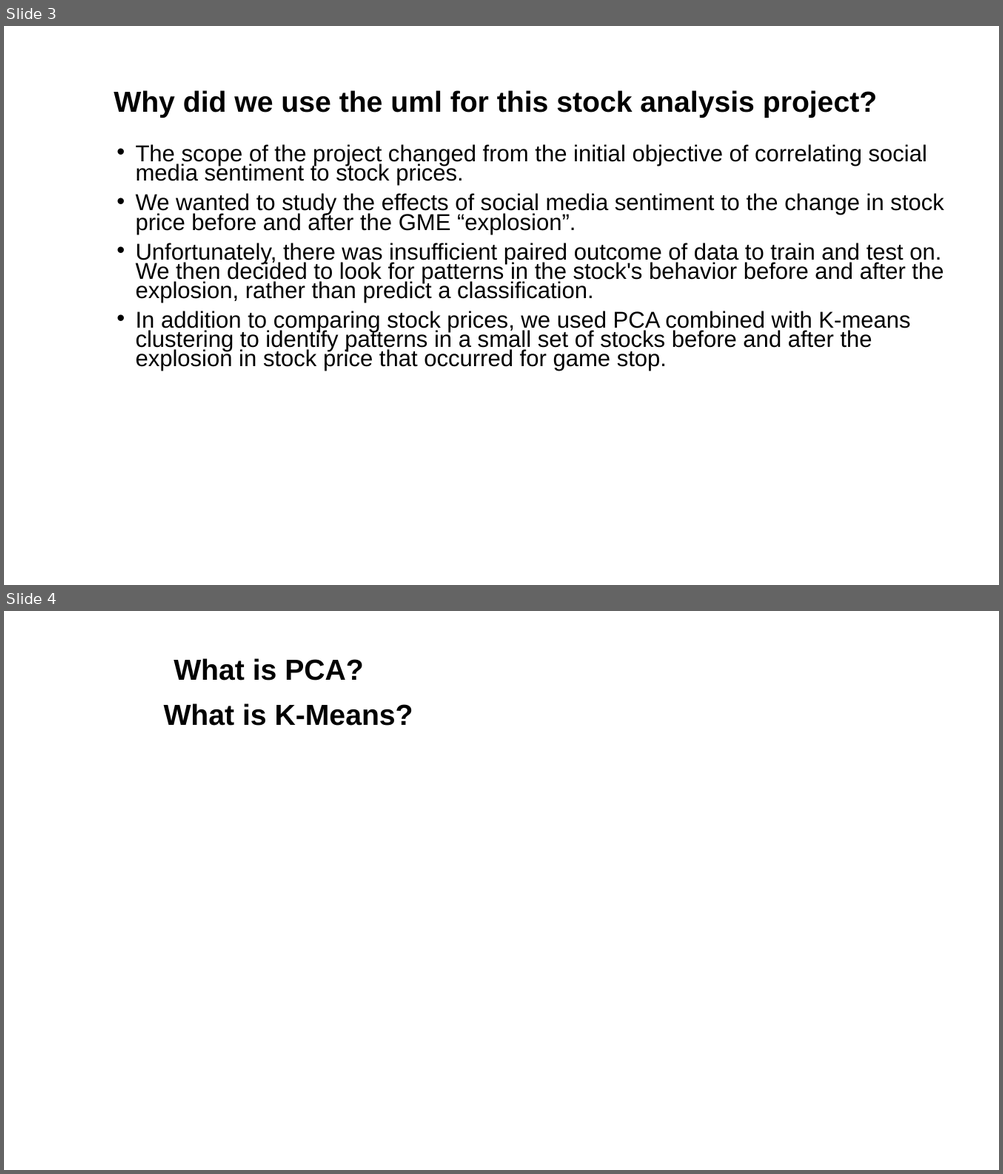
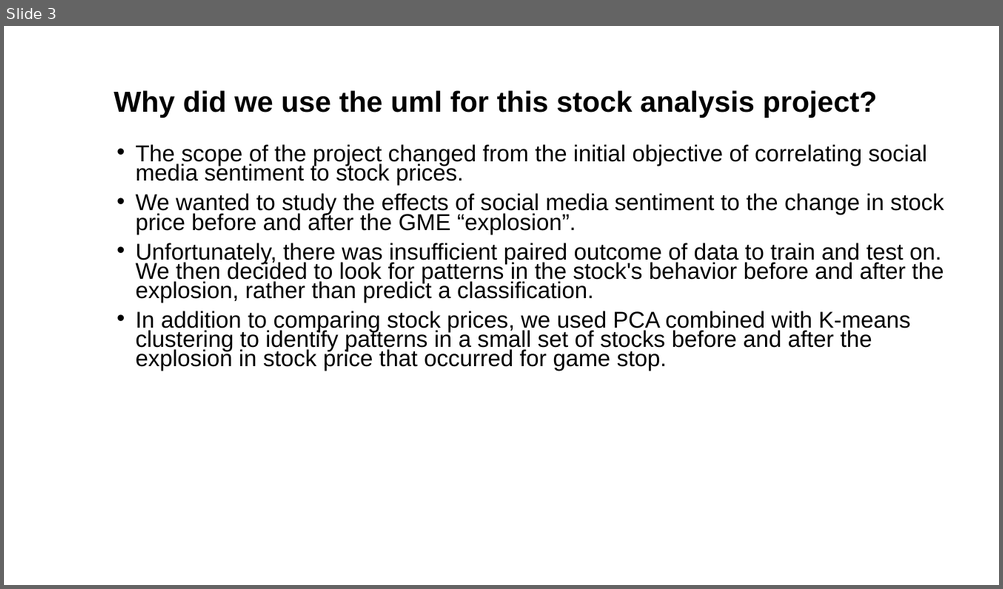
Before and after one commit to LukeMotley/Capstone_Project, a slide deck: Farida_Stocks_Presentation/Stock_Presentation_Farida_v1.pptx. Shown one above the other, each under a label of ours: slides 3 and 4 before the commit, slide 3 after it. The pictures are 1003x1174 and 1003x589 pixels, drawn with LibreOffice and Linux fonts; fonts in the diff are those of the drawing. Boxes give left, top, right and bottom in pixels: in the first picture for what was removed or moved away, otherwise in the second. Text is boxed around its words. In the diff, an @@ line names an element or a change of style, - is before the commit and + after.

```diff
--- a/Farida_Stocks_Presentation/Stock_Presentation_Farida_v1.pptx
+++ b/Farida_Stocks_Presentation/Stock_Presentation_Farida_v1.pptx
@@ slide 4 removed at [4, 611, 999, 1170], background #FFFFFF @@
@@ text removed at [173, 658, 364, 681] @@
-What is PCA?
@@ text removed at [164, 703, 413, 726] @@
-What is K-Means?
```
Also in this commit, not shown: 1 slide added.
